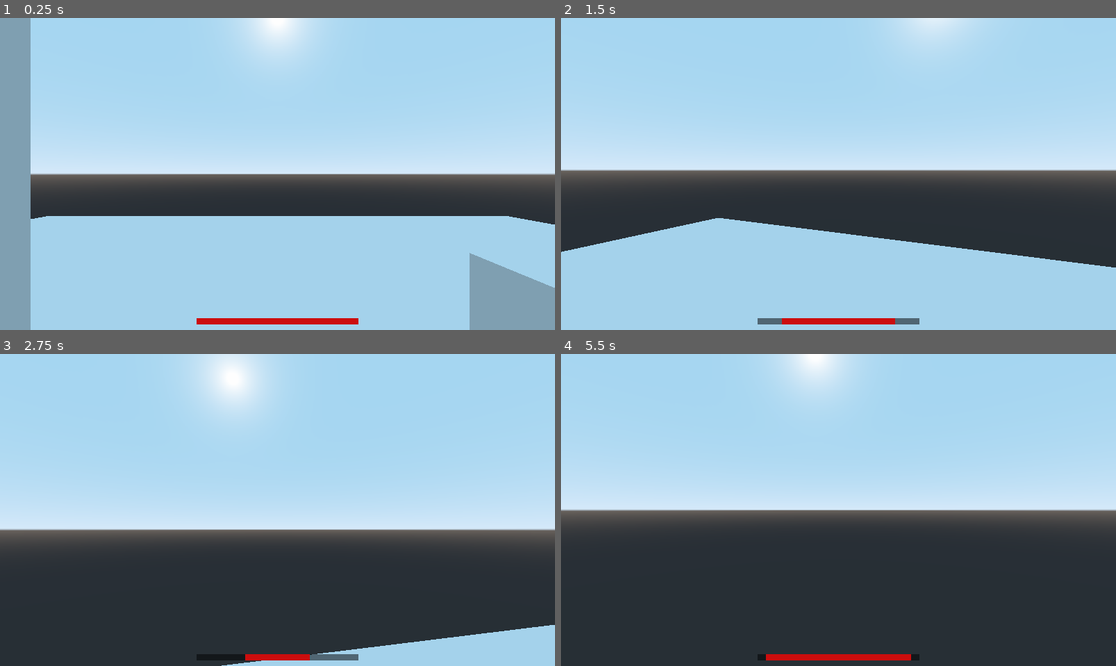
Above: before the commit, frames 1-4 (two rows, left to right).
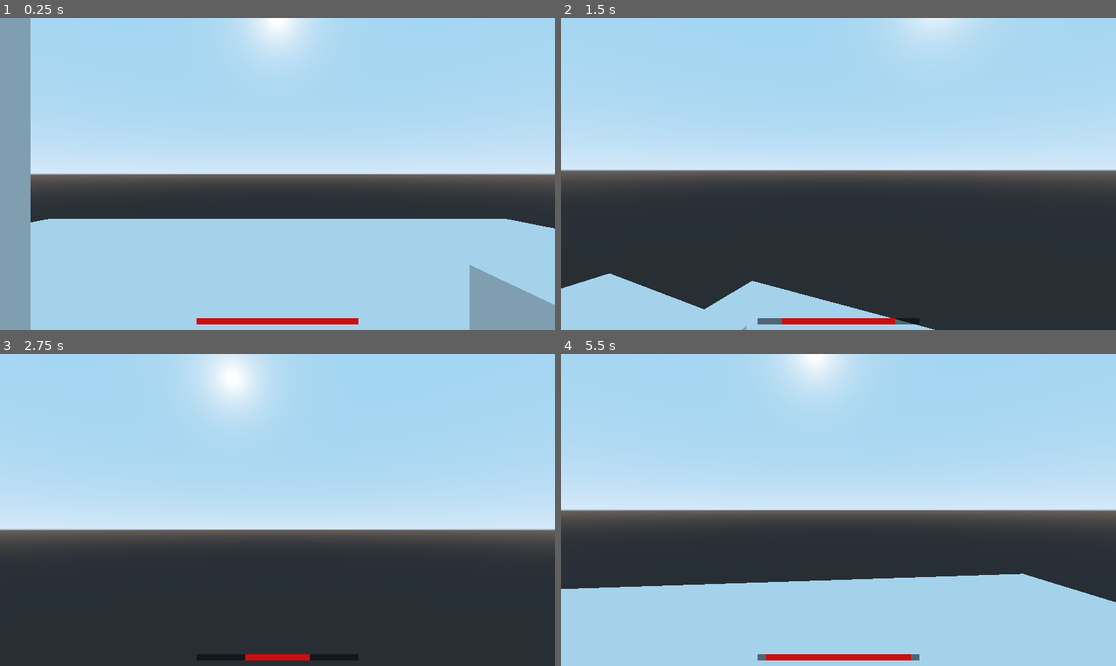
Above: after the commit, the same moments.

Repository: Draconis-25/M-Fps
Game: Godot game, scene res://src/World.tscn
Same seed, same stepped clock (60 frames per second), same inputs: the game is played once before the commit and once after it.
Inputs (mouse positions are in pixels of both pictures, inside the frame that each line leads up to):
- Up to frame 1 (0.25 s): no input
- Up to frame 2 (1.5 s): move the mouse to (866, 174) at 0.52 s; hold Space (jump) 0.53-1.28 s; hold W (forward) from 0.53 s (still down); click (866, 174) at 0.6 s; move the mouse to (810, 174) at 1.27 s; tap Space (jump) at 1.35 s
- Up to frame 3 (2.75 s): keep holding W (forward); tap Space (jump) at 1.52, 1.82 s; click (249, 510) at 1.55 s; move the mouse to (288, 503) at 2.02 s; hold Space (jump) from 2.03 s (still down); tap Tab (wshow) at 2.1 s
- Up to frame 4 (5.5 s): keep holding W (forward); move the mouse to (832, 516) at 2.77 s; release Space (jump) at 2.78 s; click (832, 516) at 2.85 s; tap Space (jump) at 3.02, 3.32, 4.35, 4.52, 4.82 s; tap Enter at 3.5 s; move the mouse to (877, 513) at 3.52 s; hold Space (jump) 3.53-4.28 s; click (877, 513) at 3.6 s; move the mouse to (794, 506) at 4.27 s; click (794, 506) at 4.55 s; move the mouse to (844, 510) at 5.02 s; hold Space (jump) from 5.03 s (still down); tap Tab (wshow) at 5.1 s

The runs differ from the first frame. In frame 1, 1.6% of the frame differs, in the area x 5-100%, y 63-92%; in frame 2, 22%; in frame 3, 3.9%; in frame 4, 26%, in the area x 0-100%, y 70-100%.

Commit message:
fps udate

Diff:
--- a/project.godot
+++ b/project.godot
@@ -13,9 +13,15 @@
 "class": "Player",
 "language": "GDScript",
 "path": "res://src/Player/Player.gd"
+}, {
+"base": "Control",
+"class": "Waypoint",
+"language": "GDScript",
+"path": "res://waypoint.gd"
 } ]
 _global_script_class_icons={
-"Player": ""
+"Player": "",
+"Waypoint": ""
 }
 
 [application]
@@ -72,6 +78,11 @@
 "events": [ Object(InputEventKey,"resource_local_to_scene":false,"resource_name":"","device":0,"alt":false,"shift":false,"control":false,"meta":false,"command":false,"pressed":false,"scancode":16777218,"unicode":0,"echo":false,"script":null)
  ]
 }
+lmb={
+"deadzone": 0.5,
+"events": [ Object(InputEventMouseButton,"resource_local_to_scene":false,"resource_name":"","device":-1,"alt":false,"shift":false,"control":false,"meta":false,"command":false,"button_mask":0,"position":Vector2( 0, 0 ),"global_position":Vector2( 0, 0 ),"factor":1.0,"button_index":1,"pressed":false,"doubleclick":false,"script":null)
+ ]
+}
 
 [physics]
 
--- a/src/Player/Player.gd
+++ b/src/Player/Player.gd
@@ -1,37 +1,42 @@
 extends KinematicBody
 class_name Player
 
-const ACCEL_DEFAULT = 7
-const ACCEL_AIR = 1
-onready var accel = ACCEL_DEFAULT
+var speed = 7
+var acceleration = 10
+var gravity = 0.09
+export var jump = 10
+var jump_num = 0
+var blink_dist = 25
+var wall_normal
+var w_runnable = false
 
-export var speed = 7
-export var gravity = 30
-export var jump = 10
+var avalue : int
 
 var health = 100
 var ability = 50
 
 export var cam_accel = 40
 export var sensitivity = 0.5
-var snap
+
 
 var direction = Vector3()
 var velocity = Vector3()
-var gravity_vec = Vector3()
-var movement = Vector3()
+var fall = Vector3()
+
 
 onready var head = $Head
 onready var camera = $Head/Camera
 onready var timer = $Timer
 onready var change_bar = $GUI/ChangeBar
-onready var health_bar = $GUI/HealthBar
-onready var ability_bar = $GUI/AbilityBar
+#onready var health_bar = $GUI/HealthBar
+#onready var ability_bar = $GUI/AbilityBar
 
 func _ready():
 	#hides the cursor
 	Input.set_mouse_mode(Input.MOUSE_MODE_CAPTURED)
 	Global.player = self
+	avalue = randi()%2
+	print(avalue)
 
 func _input(event):
 	#get mouse input for camera rotation
@@ -52,40 +57,71 @@
 		camera.global_transform = head.global_transform
 
 	change_bar.value = timer.time_left *2
-	health_bar.value = health
-	ability_bar.value =ability
+
+func _physics_process(delta):
+
+	direction = Vector3()
+
+	move_and_slide(fall, Vector3.UP)
+
+	if not is_on_floor():
+		fall.y -= gravity
+
+	if Input.is_action_just_pressed("jump") and is_on_floor():
+		fall.y = jump
+		jump_num = 1
+
+	match avalue:
+		0:
+			double_jump()
+		1:
+			blink()
+
+	wall_run()
+
+	if Input.is_action_pressed("move_forward"):
+
+			direction -= transform.basis.z
+
+	elif Input.is_action_pressed("move_backward"):
+
+		direction += transform.basis.z
+
+	if Input.is_action_pressed("move_left"):
+
+		direction -= transform.basis.x
+
+	elif Input.is_action_pressed("move_right"):
+
+		direction += transform.basis.x
 
 
-func _physics_process(delta):
-	#get keyboard input
-	direction = Vector3.ZERO
-	var h_rot = global_transform.basis.get_euler().y
-	var f_input = Input.get_action_strength("backward") - Input.get_action_strength("forward")
-	var h_input = Input.get_action_strength("right") - Input.get_action_strength("left")
-	direction = Vector3(h_input, 0, f_input).rotated(Vector3.UP, h_rot).normalized()
-
-	#jumping and gravity
-	if is_on_floor():
-		snap = -get_floor_normal()
-		accel = ACCEL_DEFAULT
-		gravity_vec = Vector3.ZERO
-	else:
-		snap = Vector3.DOWN
-		accel = ACCEL_AIR
-		gravity_vec += Vector3.DOWN * gravity * delta
-
-	if Input.is_action_just_pressed("jump") and is_on_floor():
-		snap = Vector3.ZERO
-		gravity_vec = Vector3.UP * jump
-
-	#make it move
-	velocity = velocity.linear_interpolate(direction * speed, accel * delta)
-	movement = velocity + gravity_vec
-
-	move_and_slide_with_snap(movement, snap, Vector3.UP)
-
-
+	direction = direction.normalized()
+	velocity = velocity.linear_interpolate(direction * speed, acceleration * delta)
+	velocity = move_and_slide(velocity, Vector3.UP)
 
 
 func _on_Timer_timeout():
 	Global.mode = !Global.mode
+	avalue = randi()%2
+	print(avalue)
+
+func double_jump():
+	if Input.is_action_just_pressed("jump") and not is_on_floor():
+		if jump_num == 1:
+			fall.y = jump
+			jump_num = 0
+
+func blink():
+	if Input.is_action_just_pressed("lmb"):
+		direction *= blink_dist
+
+func wall_run():
+	if w_runnable:
+		if Input.is_action_pressed("jump"):
+			if Input.is_action_pressed("move_forward"):
+				if is_on_wall():
+					wall_normal = get_slide_collision(0)
+					yield(get_tree().create_timer(0.2), "timeout")
+					fall.y = 0
+					direction = -wall_normal.normal * speed
--- a/waypoint.gd
+++ b/waypoint.gd
@@ -1,4 +1,5 @@
 extends Control
+class_name Waypoint
 
 # Some margin to keep the marker away from the screen's corners.
 const MARGIN = 8
